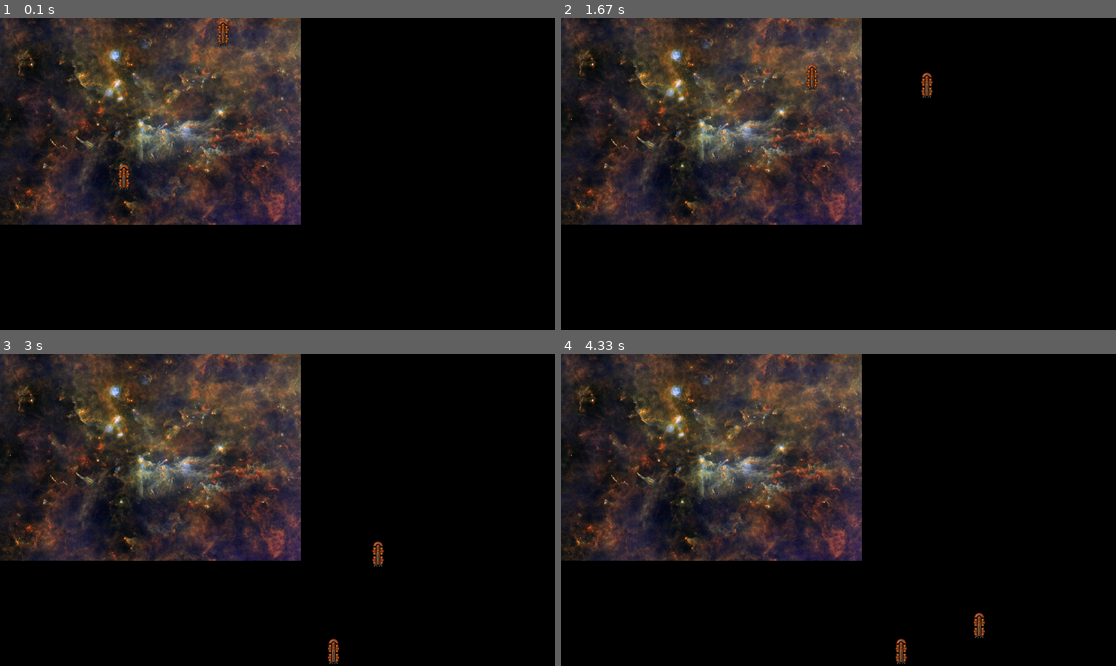
Above: before the commit, frames 1-4 (two rows, left to right).
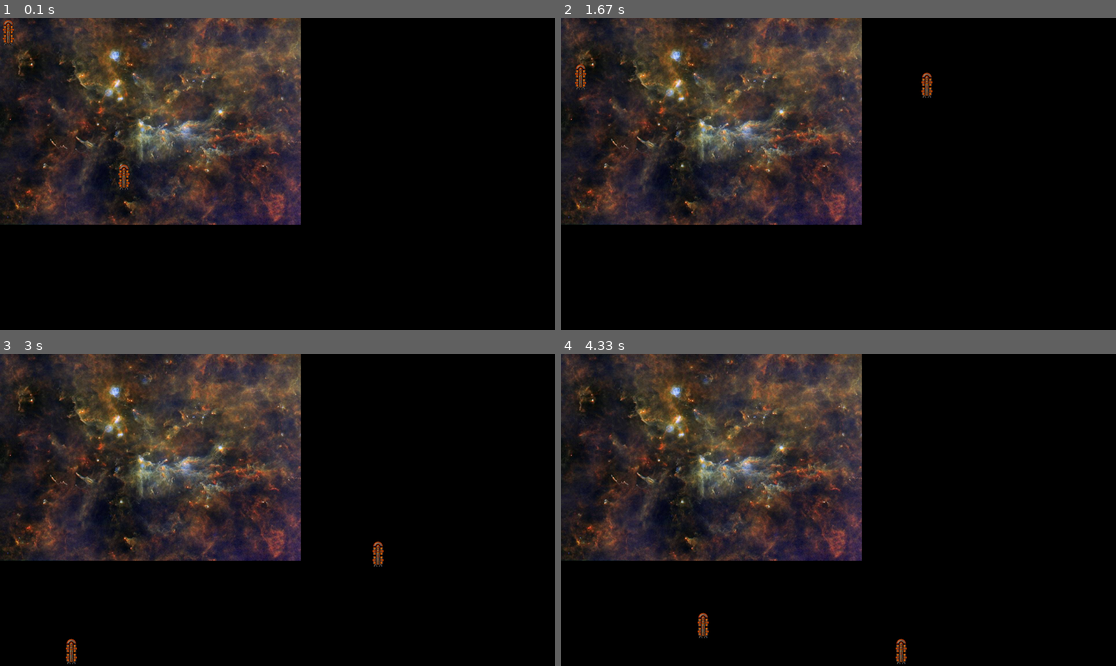
Above: after the commit, the same moments.

Repository: DinosauRuss/sample_projects
Game: pygame game, started from space_game.py
Same seed, same stepped clock (60 frames per second), same inputs: the game is played once before the commit and once after it.
Inputs:
- Up to frame 1 (0.1 s): no input
- Up to frame 2 (1.67 s): hold Right 0.33-0.8 s; hold Up 0.83-1.13 s; tap F at 0.9, 1.23, 1.53 s; tap E at 0.98 s; hold Right 1.17-1.63 s; hold D 1.17-1.63 s
- Up to frame 3 (3 s): hold Left 1.67-2.2 s; tap F at 1.73, 2.03, 2.3, 2.63, 2.93 s; hold Down 2.23-2.53 s; hold S 2.23-2.53 s; tap E at 2.38 s; hold Left 2.57-2.97 s
- Up to frame 4 (4.33 s): hold Up 3-3.37 s; tap F at 3.07, 3.47, 3.77, 4.13 s; hold Right 3.4-4.03 s; hold D 3.4-4.03 s; tap Space at 3.55 s; hold Down from 4.07 s (still down); hold S from 4.07 s (still down); tap E at 4.22 s

The runs differ from the first frame. In frame 1, 0.2% of the frame differs, in the area x 0-42%, y 0-9%; in frame 2, 0.2%, in the area x 2-47%, y 14-23%; in frame 3, 0.2%; in frame 4, 0.2%.

Commit message:
Convert to using Sprites and Rects

Diff:
--- a/space_game.py
+++ b/space_game.py
@@ -19,23 +19,29 @@
 clock = pygame.time.Clock()
 
 
-class SpaceShip():
+class SpaceShip(pygame.sprite.Sprite):
 
     def __init__(self):
+
+        super().__init__()
+
         img = pygame.image.load('orangeship.png')
         shipSize = (img.get_rect().size)
         self.ship = pygame.transform.scale(img, (int(shipSize[0]/3), int(shipSize[1]/3)))
-        shipRect = self.ship.get_rect()
+        self.rect = self.ship.get_rect()
 
-        self.width = shipRect[2]
-        self.height = shipRect[3]
-        self.x = 0
-        self.y = 0
+        self.width = self.rect.width
+        self.height = self.rect.height
+##        self.x = 0
+##        self.y = 0
         self.xSpeed = 0
         self.ySpeed = 0
         self.speedLimit = 20
         self.keys = [pygame.K_UP, pygame.K_DOWN, pygame.K_LEFT, pygame.K_RIGHT]
 
+    def setPosition(self, x, y):
+        self.rect.x = x
+        self.rect.y = y
 
     def changeMoveKeys(self, upKey, downKey, leftKey, rightKey):
         # change movement keys if needed for second instance
@@ -50,8 +56,8 @@
         if pressed[self.keys[2]]: self.xSpeed -= 1 #left
         if pressed[self.keys[3]]: self.xSpeed += 1 #right
 
-        self.x += self.xSpeed
-        self.y += self.ySpeed
+        self.rect.x += self.xSpeed
+        self.rect.y += self.ySpeed
 
 
     def teleportWall(self):
@@ -60,15 +66,15 @@
         screenWidth = pygame.display.set_mode().get_size()[0]
         screenHeight = pygame.display.set_mode().get_size()[1]
 
-        if self.x <= (0-self.width):
-            self.x = screenWidth-1
-        if self.x >= screenWidth:
-            self.x = (0-self.width)
+        if self.rect.x <= (0-self.width):
+            self.rect.x = screenWidth-1
+        if self.rect.x >= screenWidth:
+            self.rect.x = (0-self.width)
 
-        if self.y <= (0-self.height):
-            self.y = screenHeight-1
-        if self.y >= screenHeight:
-            self.y = 0-self.height
+        if self.rect.y <= (0-self.height):
+            self.rect.y = screenHeight-1
+        if self.rect.y >= screenHeight:
+            self.rect.y = 0-self.height
 
 
     def bounceWalls(self):
@@ -77,9 +83,9 @@
         screenWidth = pygame.display.set_mode().get_size()[0]
         screenHeight = pygame.display.set_mode().get_size()[1]
 
-        if self.x <= 1 or self.x > (screenWidth-self.width)-1:
+        if self.rect.x <= 1 or self.rect.x > (screenWidth-self.width)-1:
             self.xSpeed *= -1
-        if self.y <= 0 or self.y > (screenHeight-self.height):
+        if self.rect.y <= 0 or self.rect.y > (screenHeight-self.height):
             self.ySpeed *= -1
 
 
@@ -135,14 +141,18 @@
 
 def gameLoop():
 
+    space_group = pygame.sprite.Group()
+
     bugs = SpaceShip()
-    bugs.x = width/2
-    bugs.y = height-bugs.height
+    bugs.setPosition(width/2, height-bugs.height)
 
     babs = SpaceShip()
-    babs.x = width-babs.width
+    babs.setPosition(0,0)
     babs.changeMoveKeys(pygame.K_e, pygame.K_d,\
                   pygame.K_s, pygame.K_f)
+
+    space_group.add(bugs, babs)
+    print(bugs.rect, babs.rect)
 
     while True:
         for event in pygame.event.get():
@@ -159,10 +169,13 @@
         bugs.flyShip()
         babs.flyShip()
 
+        if pygame.sprite.collide_rect(bugs, babs):
+            print('Bunny', bugs.rect, babs.rect)
+
         screen.fill((0,0,0))
         screen.blit(bg, (0,0))
-        screen.blit(bugs.ship, (bugs.x, bugs.y))
-        screen.blit(babs.ship, (babs.x, babs.y))
+        screen.blit(bugs.ship, (bugs.rect.x, bugs.rect.y))
+        screen.blit(babs.ship, (babs.rect.x, babs.rect.y))
 
         clock.tick(40)
         pygame.display.flip()
